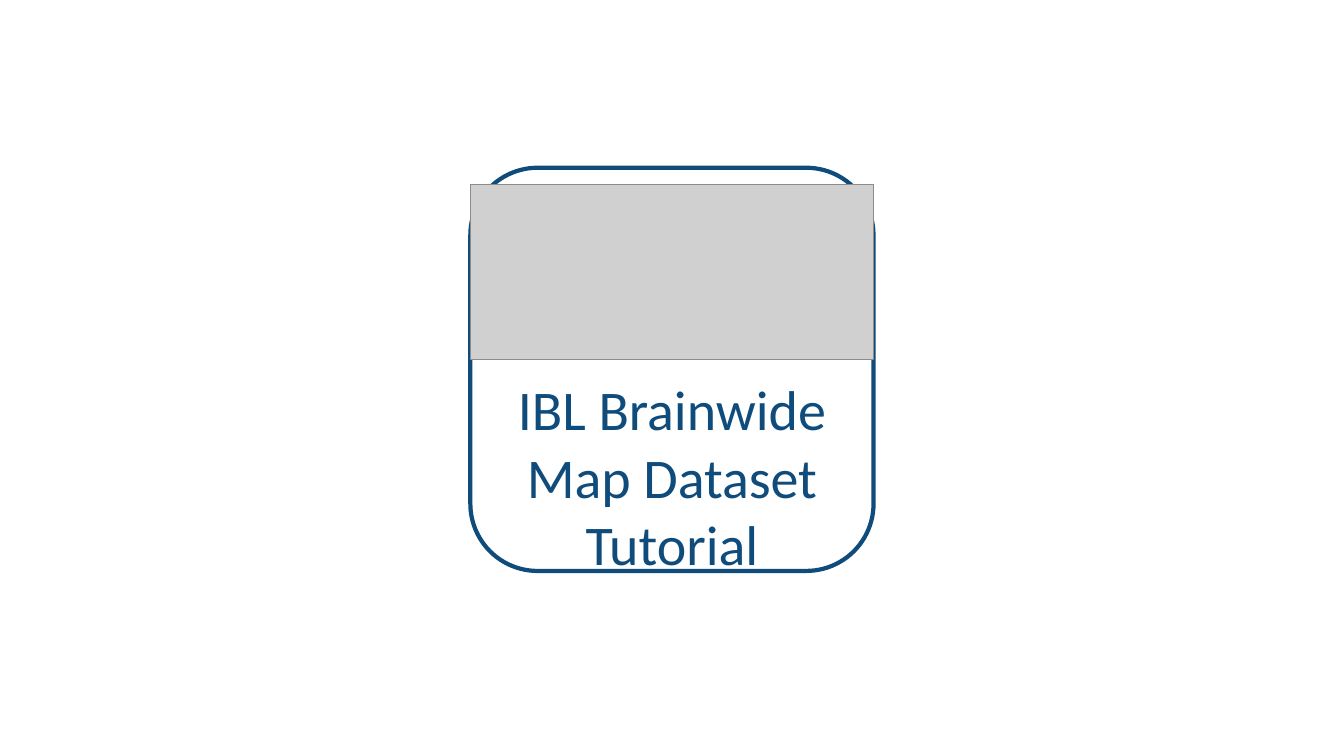
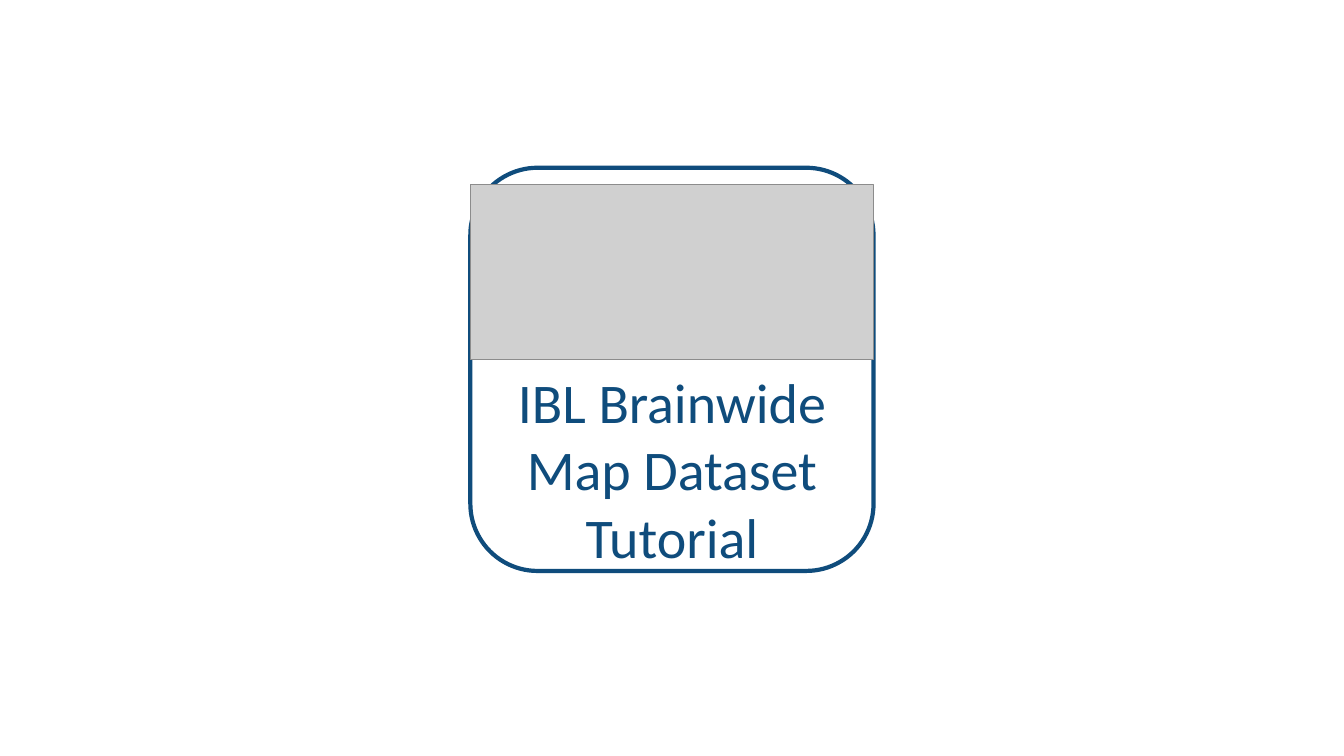
Before and after one commit to NeurodataWithoutBorders/nwb-overview, a slide deck: slide 5 of docs/source/community_gallery/figures/figure_icons_source.pptx. Drawn at 1344x756 pixels with LibreOffice and Linux fonts; fonts in the diff are those of the drawing; grey boxes stand for pictures. Boxes give left, top, right and bottom in pixels: in the first picture for what was removed or moved away, otherwise in the second. Text is boxed around its words. In the diff, an @@ line names an element or a change of style, - is before the commit and + after.

```diff
--- a/docs/source/community_gallery/figures/figure_icons_source.pptx
+++ b/docs/source/community_gallery/figures/figure_icons_source.pptx
@@ text "IBL Brainwide Map Dataset Tutorial" rewrapped from [518, 391, 826, 573] to [518, 384, 826, 571] @@
```
Also in this commit, not shown: 1 other file.
